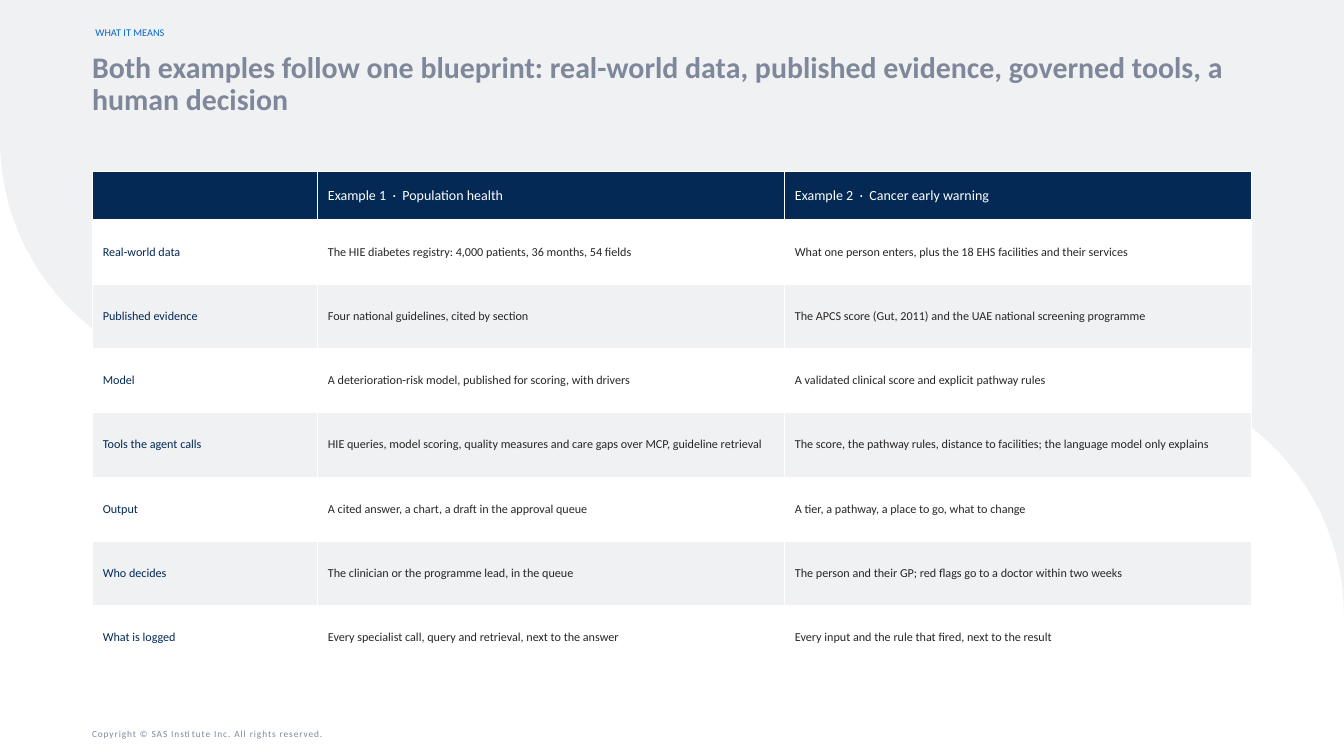
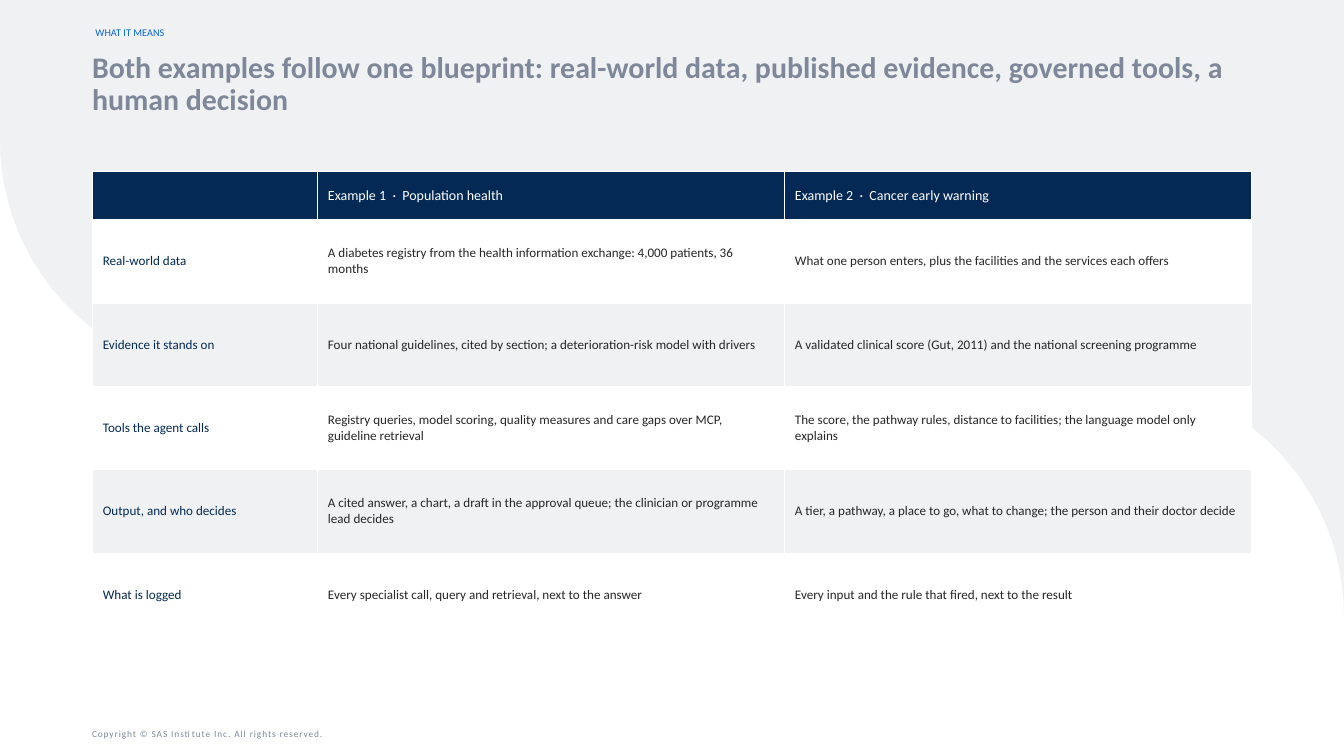
Before and after one commit to raedaldweik/Agentic-Bootcamp, a slide deck: slide 19 of Hackathon/Live_Demo_RWE_in_Action_with_Agentic_AI/RWE_in_Action_with_Agentic_AI.pptx. Drawn at 1344x756 pixels with LibreOffice and Linux fonts; fonts in the diff are those of the drawing. Boxes give left, top, right and bottom in pixels: in the first picture for what was removed or moved away, otherwise in the second. Text is boxed around its words. In the diff, an @@ line names an element or a change of style, - is before the commit and + after.

```diff
--- a/Hackathon/Live_Demo_RWE_in_Action_with_Agentic_AI/RWE_in_Action_with_Agentic_AI.pptx
+++ b/Hackathon/Live_Demo_RWE_in_Action_with_Agentic_AI/RWE_in_Action_with_Agentic_AI.pptx
@@ table at [92,171,1251,635] @@
-row 2: Real-world data | The HIE diabetes registry: 4,000 patients, 36 months, 54 fields | What one person enters, plus the 18 EHS facilities and their services
-row 3: Published evidence | Four national guidelines, cited by section | The APCS score (Gut, 2011) and the UAE national screening programme
-row 4: Model | A deterioration-risk model, published for scoring, with drivers | A validated clinical score and explicit pathway rules
-row 5: Tools the agent calls | HIE queries, model scoring, quality measures and care gaps over MCP, guideline retrieval | The score, the pathway rules, distance to facilities; the language model only explains
-row 6: Output | A cited answer, a chart, a draft in the approval queue | A tier, a pathway, a place to go, what to change
-row 7: Who decides | The clinician or the programme lead, in the queue | The person and their GP; red flags go to a doctor within two weeks
+row 2: Real-world data | A diabetes registry from the health information exchange: 4,000 patients, 36 months | What one person enters, plus the facilities and the services each offers
+row 3: Evidence it stands on | Four national guidelines, cited by section; a deterioration-risk model with drivers | A validated clinical score (Gut, 2011) and the national screening programme
+row 4: Tools the agent calls | Registry queries, model scoring, quality measures and care gaps over MCP, guideline retrieval | The score, the pathway rules, distance to facilities; the language model only explains
+row 5: Output, and who decides | A cited answer, a chart, a draft in the approval queue; the clinician or programme lead decides | A tier, a pathway, a place to go, what to change; the person and their doctor decide
```
Also in this commit, not shown: 17 other slides changed, 1 slide added, 1 slide removed, 30 other files.
